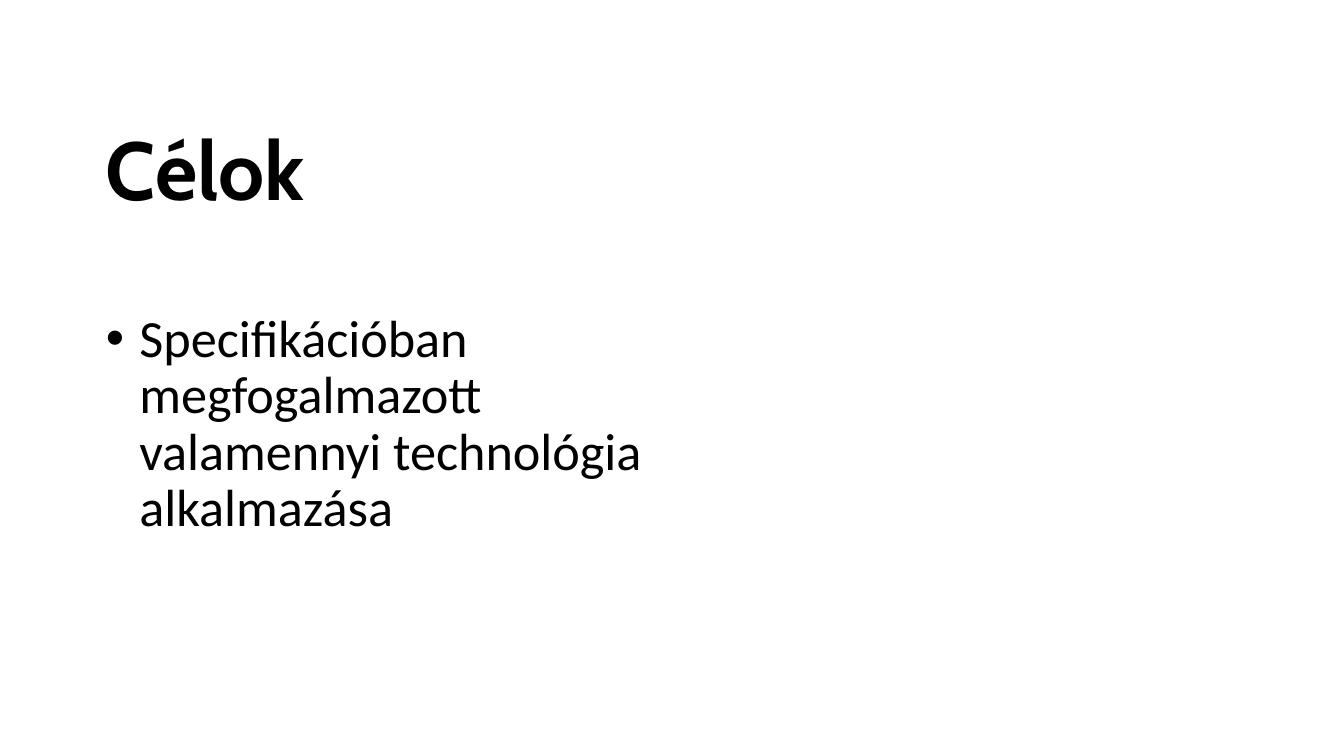
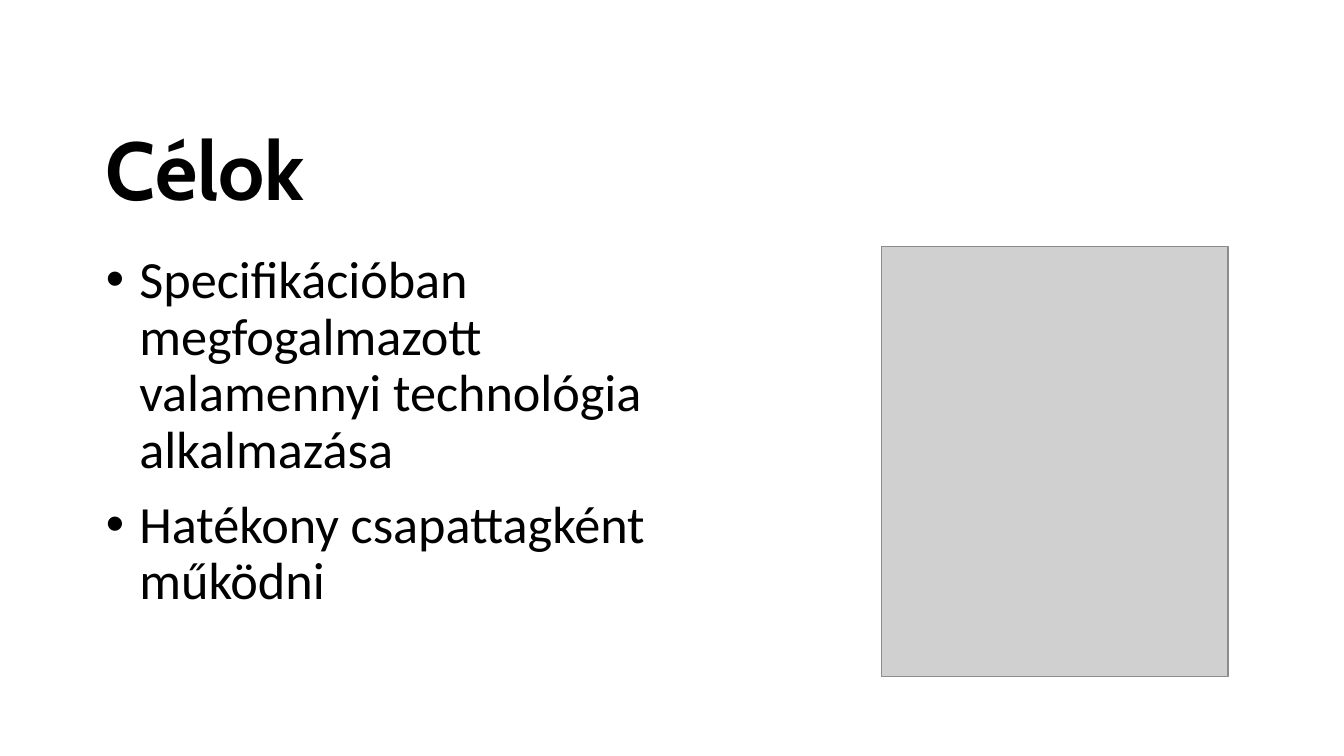
Before and after one commit to schonherz-java-ee-2016-summer/project, a slide deck: slide 5 of presentations/venue/Sályi Szabolcs/prezi_JAVA_EE_SÁLYI_SZABOLCS_1.pptx. Drawn at 1344x756 pixels with LibreOffice and Linux fonts; fonts in the diff are those of the drawing; grey boxes stand for pictures; background and template pictures are left out. Boxes give left, top, right and bottom in pixels: in the first picture for what was removed or moved away, otherwise in the second. Text is boxed around its words. In the diff, an @@ line names an element or a change of style, - is before the commit and + after.

```diff
--- a/presentations/venue/Sályi Szabolcs/prezi_JAVA_EE_SÁLYI_SZABOLCS_1.pptx
+++ b/presentations/venue/Sályi Szabolcs/prezi_JAVA_EE_SÁLYI_SZABOLCS_1.pptx
@@ text "Specifikációban megfogalmazott valamennyi technológia alkalm ...": place and size @@
-text "Specifikációban megfogalmazott valamennyi technológia alkalm ..." at box(139, 320, 641, 527)
+text "Specifikációban megfogalmazott valamennyi technológia alkalm ..." at box(139, 261, 645, 600)
@@ picture added at box(882, 247, 1228, 677) @@
@@ text at box(139, 506, 645, 600): paragraph added @@
+• Hatékony csapattagként működni
```
Also in this commit, not shown: 2 other slides changed.
